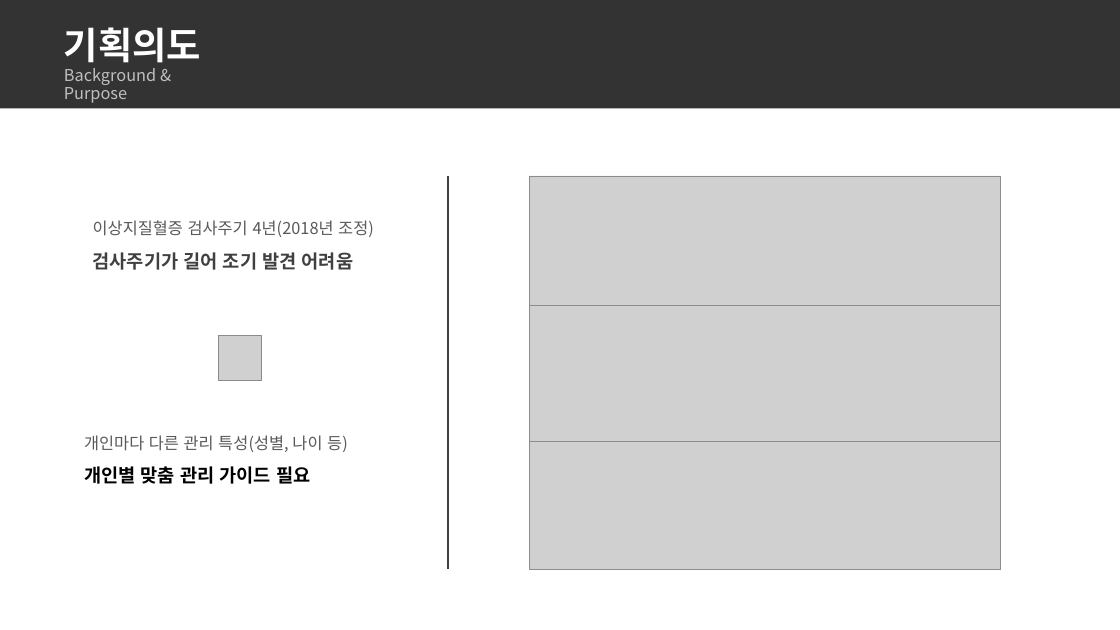
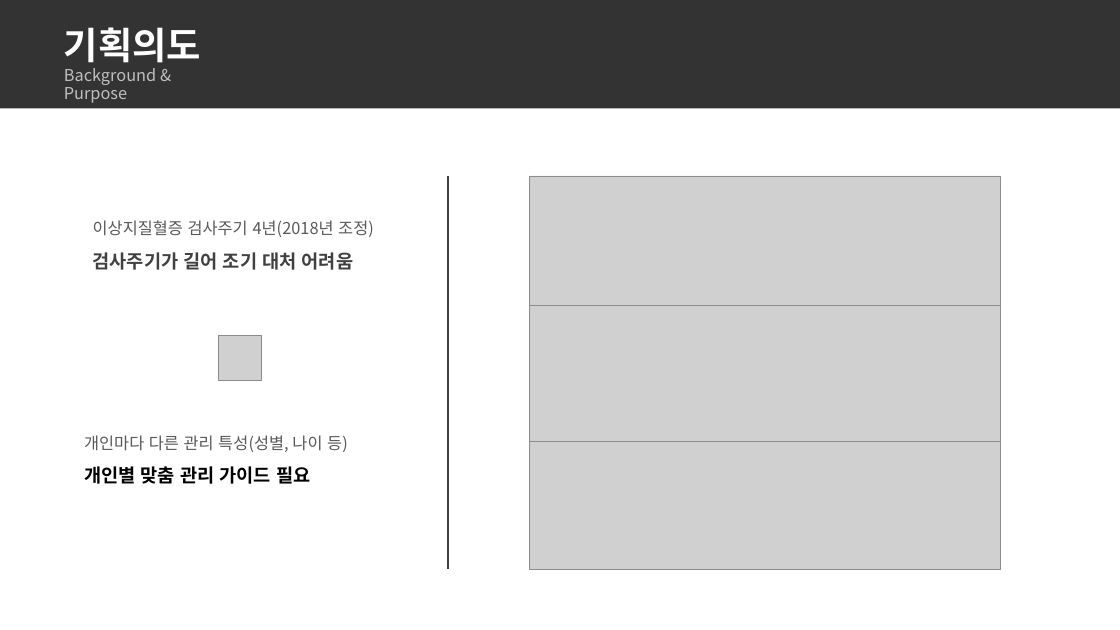
Before and after one commit to dc-inside/LeeSeungChan, a slide deck: slide 3 of 1차 프로젝트/기획서.pptx. Drawn at 1120x630 pixels with LibreOffice and Linux fonts; fonts in the diff are those of the drawing; grey boxes stand for pictures. Boxes give left, top, right and bottom in pixels: in the first picture for what was removed or moved away, otherwise in the second. Text is boxed around its words. In the diff, an @@ line names an element or a change of style, - is before the commit and + after.

```diff
--- a/1차 프로젝트/기획서.pptx
+++ b/1차 프로젝트/기획서.pptx
@@ text at (93,252,353,270): text changed @@
-검사주기가 길어 조기 발견 어려움
+검사주기가 길어 조기 대처 어려움
```
Also in this commit, not shown: 1 other slide changed.
